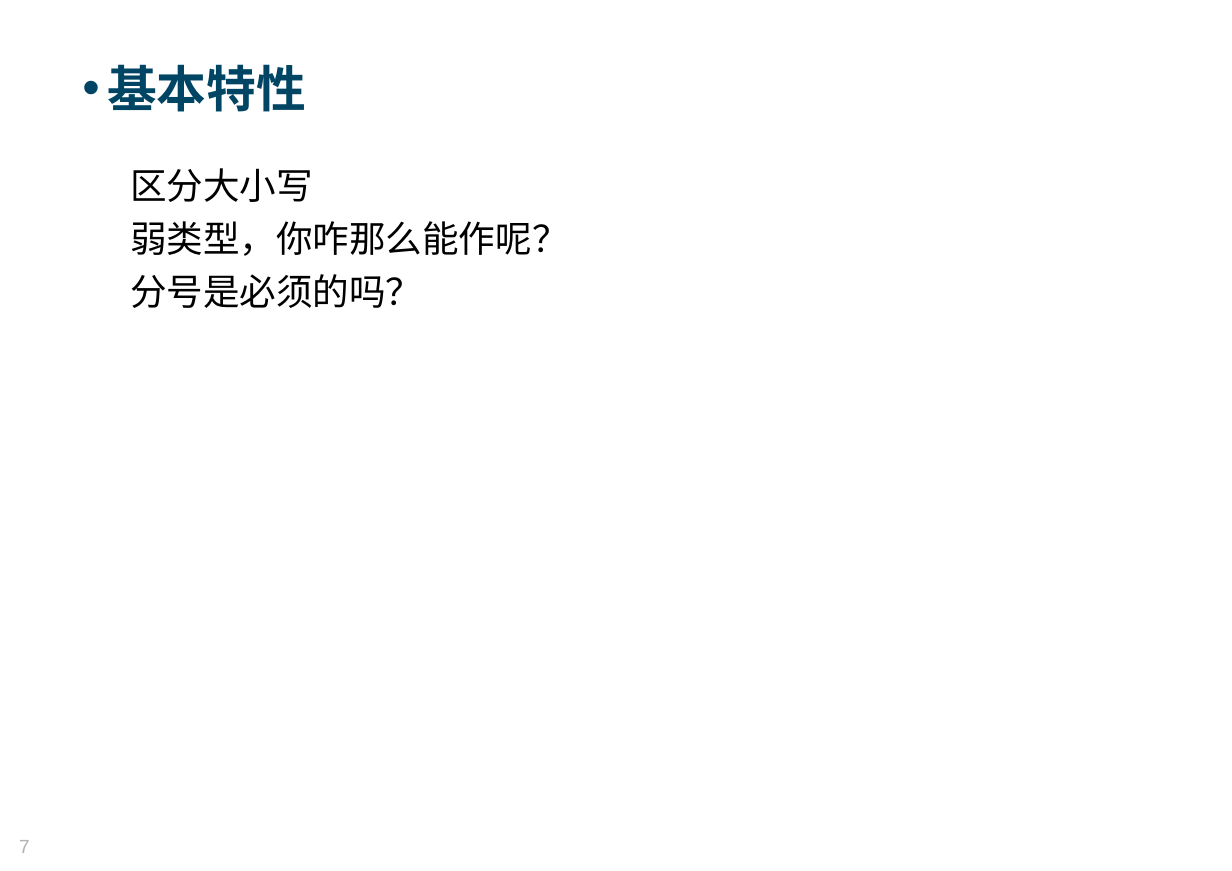
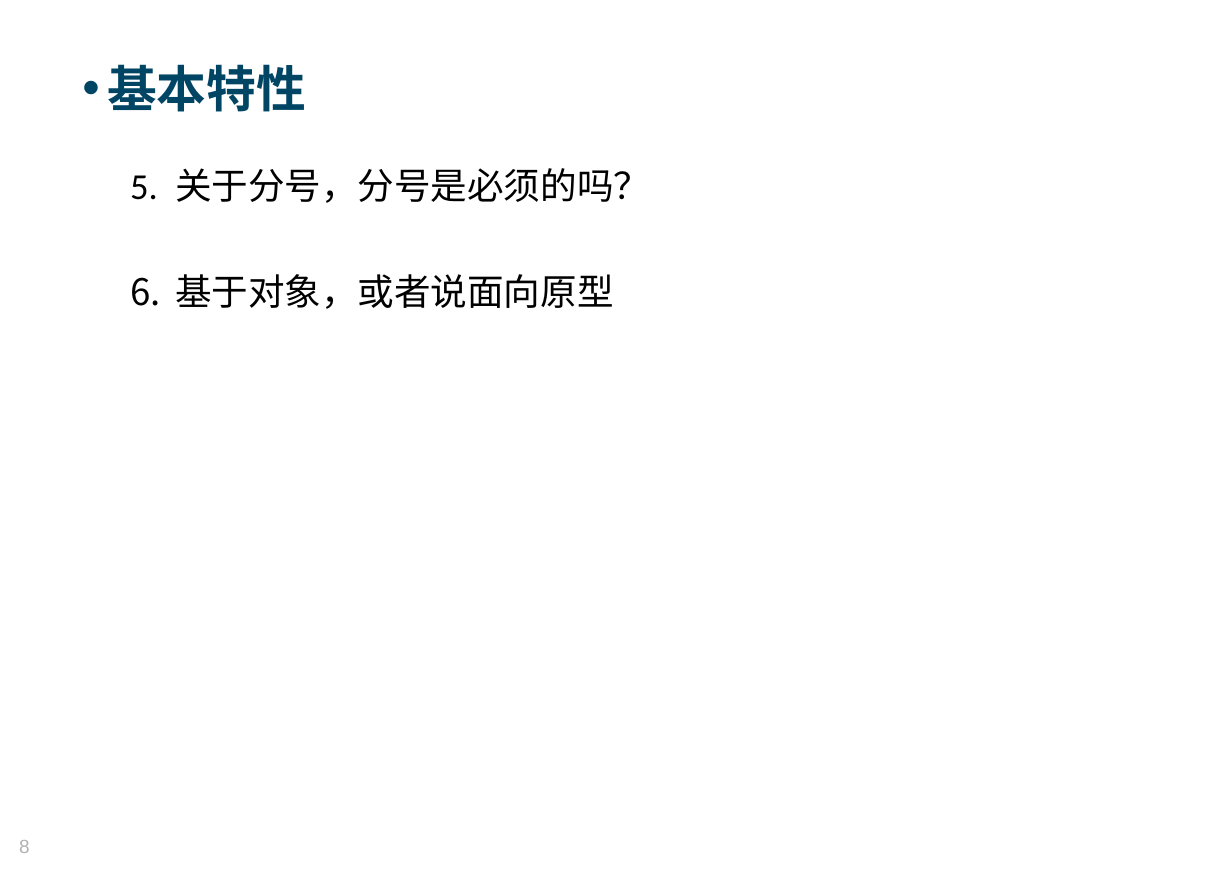
Before and after one commit to Moses824/Train-Javascript-Basic, a slide deck: slide 8 of Train_Javascript_Basic.ppt (slide 7 before the commit). Drawn at 1232x871 pixels with LibreOffice and Linux fonts; fonts in the diff are those of the drawing; background and template pictures are left out. Boxes give left, top, right and bottom in pixels: in the first picture for what was removed or moved away, otherwise in the second. Text is boxed around its words. In the diff, an @@ line names an element or a change of style, - is before the commit and + after.

```diff
--- a/Train_Javascript_Basic.ppt
+++ b/Train_Javascript_Basic.ppt
@@ text at box(130, 168, 650, 309): text changed @@
-区分大小写
-弱类型，你咋那么能作呢？
-分号是必须的吗？
+5. 关于分号，分号是必须的吗？
+6. 基于对象，或者说面向原型
@@ page number at box(19, 840, 30, 853): text changed @@
-7
+8
```
Also in this commit, not shown: 3 other slides changed, 1 slide added, 7 other files.
